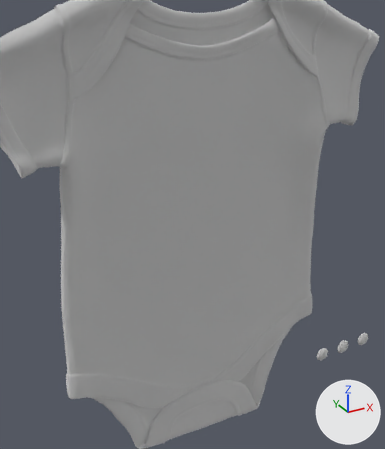
The glTF model public/models/baby-web.glb: old version first, new version second.
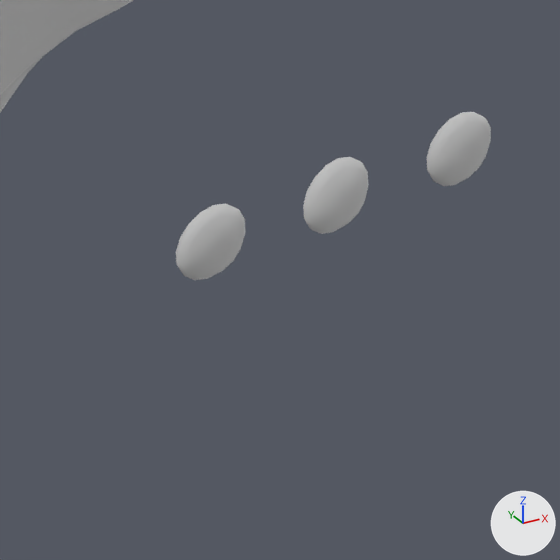
Each version appears first whole from a 50 mm lens placed at (-0.1082, -0.1854, 0.1119), pointed at (-0.032, -0.047, 0.0427), and next in a close-up on the part from 75% to 99% of the width and 70% to 91% of the height. Arrows for +X, +Y and +Z are at lower right; the lights stay in place. The first two pictures are the older version. Where no turn or scale is listed for an object, it has been applied to the vertices.

The older version as bpy lines, for what is in view:
```python
me_base_baby_onesie_pose_01_002 = bpy.data.meshes.new('base_baby_onesie_pose_01_002')
me_base_baby_onesie_pose_01_002.from_pydata(...)  # 9394 vertices, 18794 faces; spans x -0.091..0.091, y -0.006..0.006, z -0.107..0.107
me_base_baby_onesie_pose_01_002.materials.append(mat_onesie_01_pose_01)  # white #e7e7e7
me_button_baby_onesie_pose_01_002 = bpy.data.meshes.new('button_baby_onesie_pose_01_002')
me_button_baby_onesie_pose_01_002.from_pydata(...)  # 342 vertices, 672 faces; spans x -0.0109..0.0109, y -0.0005..0.0005, z -0.0023..0.0023
me_button_baby_onesie_pose_01_002.materials.append(mat_onesie_01_pose_01)  # white #e7e7e7
ob_base_baby_onesie_pose_01_002 = bpy.data.objects.new('base_baby_onesie_pose_01_002', me_base_baby_onesie_pose_01_002)
ob_base_baby_onesie_pose_01_002.location = (0.0, 0.0, 0.00562)
ob_button_baby_onesie_pose_01_002 = bpy.data.objects.new('button_baby_onesie_pose_01_002', me_button_baby_onesie_pose_01_002)
ob_button_baby_onesie_pose_01_002.location = (0.00304, -0.08437, 0.00654)
```
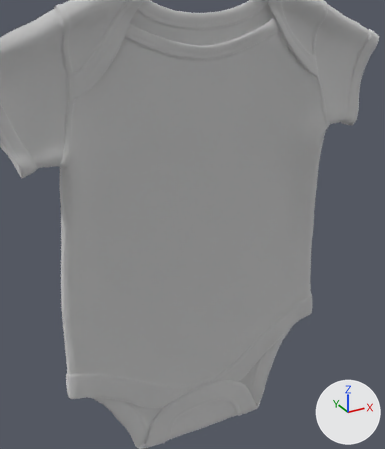
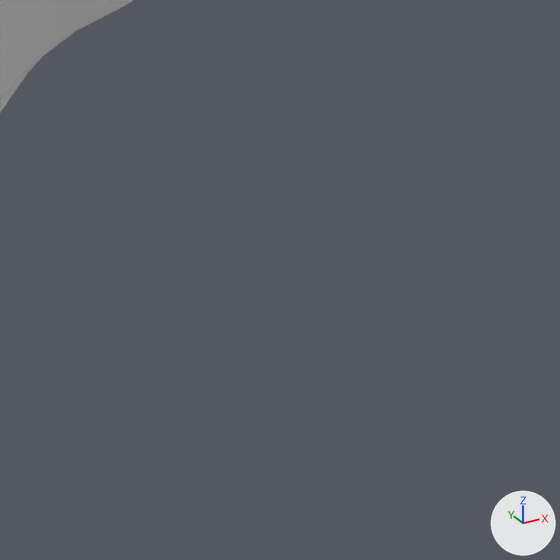
The edits, one by one:
Object 'button_baby_onesie_pose_01_002' (ob_button_baby_onesie_pose_01_002) is deleted.

Boxes (x1, y1, x2, y2) around the edits, measured in the close-ups (560 x 560 px):
'button_baby_onesie_pose_01_002', deleted
    before: (176, 112, 491, 280)
